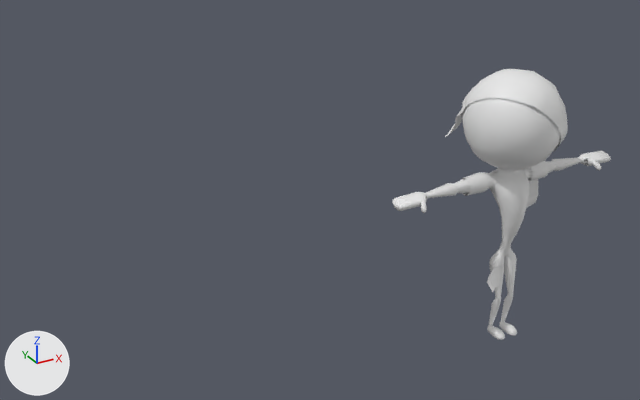
The FBX model Assets/Alexis_/Props/Mummy/Mummy_1.FBX, before and after one commit.
The view is the same before and after, from a camera (50 mm lens) standing at (-2.45, -7.43, 4.59) and looking at (1.19, -0.82, 1.28). The axes (+X, +Y, +Z) are drawn at lower left. The lights are the same throughout. Materials are left out; every surface is plain grey. Vertices at the same position are counted once.

In view in the first picture: 'Mummy'.
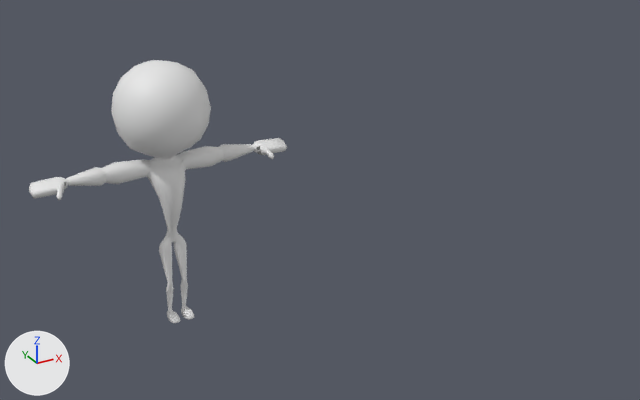
Edits to the scene script, one JSON object a line:
```json
{"block": "me_mesh", "where": "# used by ob_mummy; location = (2.6, -1.764, 1.263)"}
{"op": "remove", "block": "me_mesh", "code": "me_mesh.from_pydata(...)  # 1315 vertices, 1221 faces; spans x -1.21..1.21, y -0.44..0.65, z -1.27..1.29"}
{"op": "add", "block": "me_mesh", "code": "me_mesh.from_pydata(...)  # 1148 vertices, 1142 faces; spans x -1.24..1.24, y -0.44..0.44, z -1.27..1.29"}
{"block": "me_mesh", "change": "me_mesh part 1: the loose piece of 99 vertices spanning x -0.4..0.4, y -0.44..0.65, z 0.44..1.26 is deleted"}
{"block": "me_mesh", "change": "me_mesh part 2: the loose piece of 34 vertices spanning x -0.51..-0.26, y -0.05..0.28, z 0.18..0.38 is deleted"}
{"block": "me_mesh", "change": "me_mesh part 3: the loose piece of 34 vertices spanning x 0.24..0.49, y -0.05..0.17, z -0.18..0.38 is deleted"}
{"block": "me_mesh", "change": "me_mesh part 4: the loose piece of 32 vertices spanning x -0.21..0.0, y -0.13..0.03, z -0.77..-0.53 is deleted"}
{"block": "me_mesh", "change": "me_mesh part 5: 236 vertices moved from x -0.99..0.99, y -0.06..0.14, z 0.22..0.37 to x -1.02..1.02, y -0.07..0.14, z 0.19..0.4; 248 vertices removed from x -1.21..1.21, y -0.14..0.09, z 0.22..0.34; 248 vertices added at x -1.24..1.24, y -0.18..0.11, z 0.23..0.36"}
{"block": "me_mesh", "change": "me_mesh part 6: 8 vertices moved from x -0.13..0.13, y -0.07..0.02, z -0.51..-0.48 to x -0.13..0.13, y -0.07..0.01, z -0.5..-0.47; 15 vertices removed from x -0.11..0.11, y -0.08..0.03, z -0.5..-0.44; 47 vertices added at x -0.11..0.11, y -0.08..0.02, z -0.5..-0.42"}
{"op": "set", "path": "ob_mummy.location", "old": "(2.6, -1.764, 1.263)", "new": "(0.0, 0.0, 1.263)"}
```

Changed parts and their boxes (x1, y1, x2, y2) in the pictures (640 x 400 px; the box of a moved part takes in the faces that stretch with it):
```json
{"object": "Mummy", "change": "reshaped, moved", "before": [392, 69, 611, 340], "after": [29, 60, 287, 323], "on screen": "18% wider"}
{"part": 1, "of": "me_mesh", "change": "deleted", "before": [445, 79, 568, 151]}
{"part": 2, "of": "me_mesh", "change": "deleted", "before": [446, 172, 489, 196]}
{"part": 3, "of": "me_mesh", "change": "deleted", "before": [526, 161, 549, 208]}
{"part": 4, "of": "me_mesh", "change": "deleted", "before": [487, 264, 505, 292]}
{"part": 5, "of": "me_mesh", "change": "moved or reshaped", "before": [392, 151, 611, 213], "after": [29, 138, 287, 200]}
{"part": 6, "of": "me_mesh", "change": "built on", "before": [489, 249, 517, 266], "after": [159, 235, 187, 251]}
```
